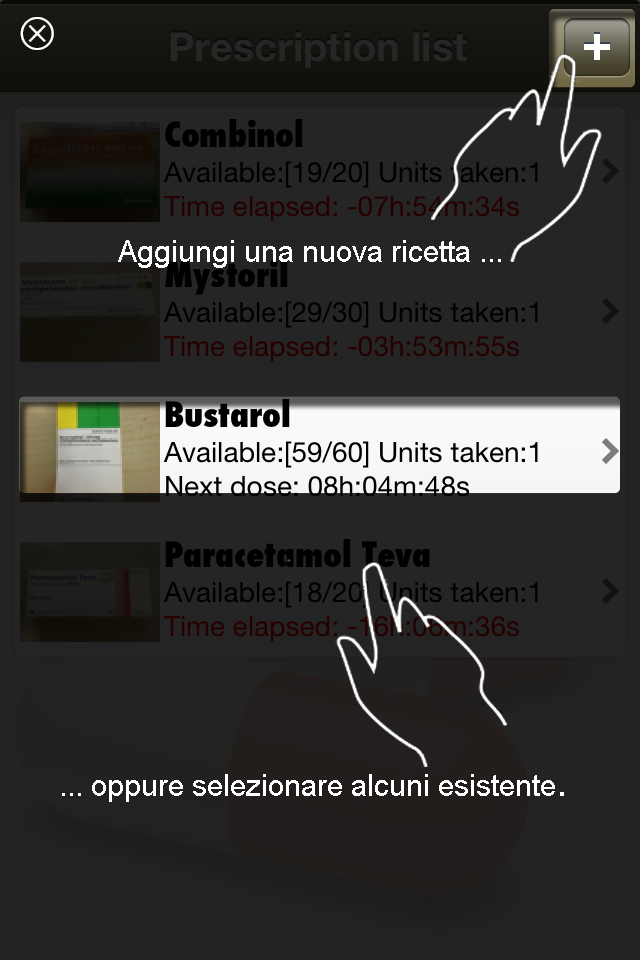
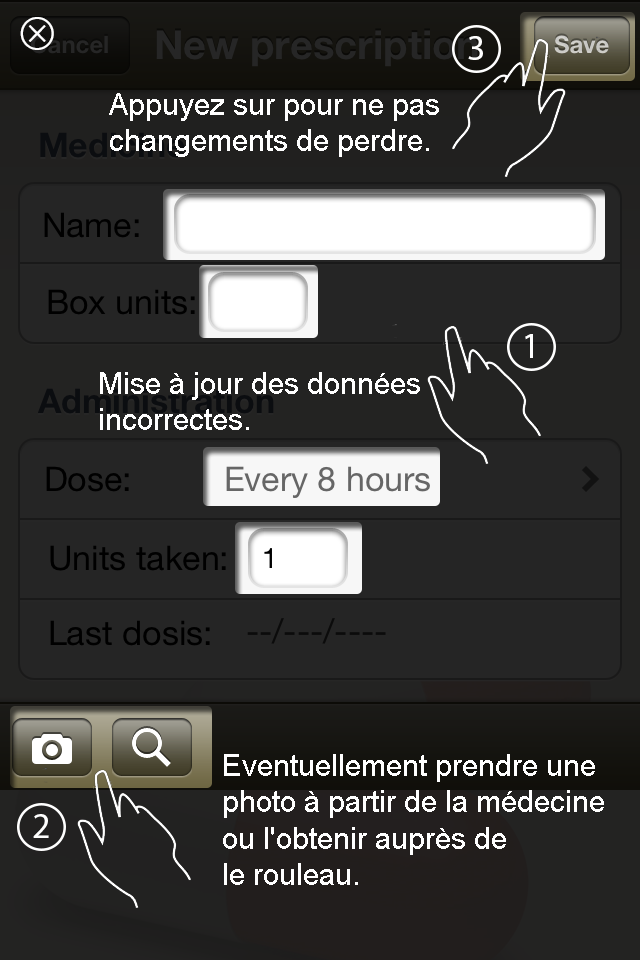
Layers edited between the first and the second 640 × 960 image:
showed group "New" (1st of 2) (38 layers) over [0, 0, 640, 960]
added layer "fr" (1st of 8, in "New" › "(3)" › "Text") in group "Text" over [109, 93, 439, 157]
added layer "fr" (2nd of 8, in "New" › "(2)" › "Text") in group "Text" over [223, 754, 604, 885]
added layer "fr" (3rd of 8, in "New" › "(1)" › "Text copia") in group "Text copia" over [100, 372, 420, 430]
hid group "Prescriptions" (27 layers) over [0, 0, 640, 960]
hid "it" (7th of 8, in "Prescriptions" › "(2) copia 2" › "Text") over [118, 240, 501, 268]
hid "it" (8th of 8, in "Prescriptions" › "(1) copia 2" › "Text") over [62, 774, 564, 802]
